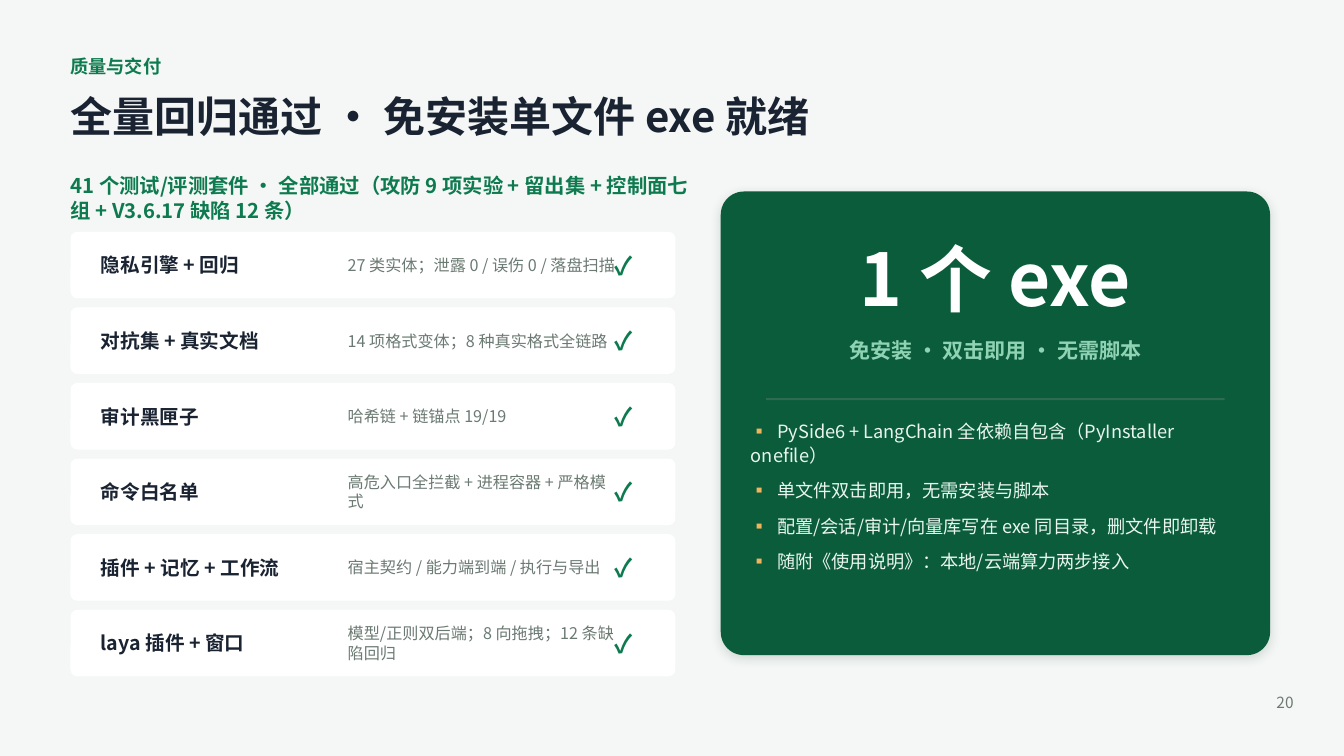
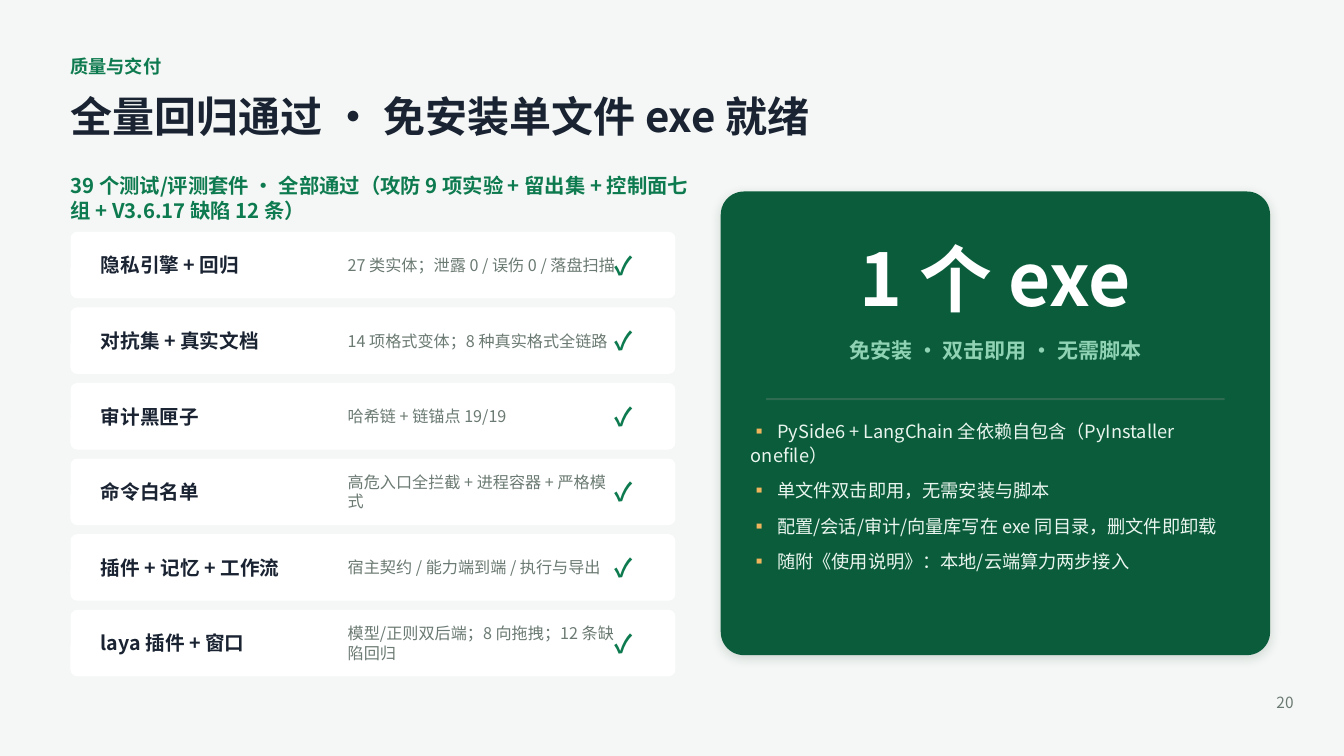
Before and after one commit to Andysun06/yindun-agent, a slide deck: slide 20 of docs/隐盾安全智能体_项目汇报.pptx. Drawn at 1344x756 pixels with LibreOffice and Linux fonts; fonts in the diff are those of the drawing. Boxes give left, top, right and bottom in pixels: in the first picture for what was removed or moved away, otherwise in the second. Text is boxed around its words. In the diff, an @@ line names an element or a change of style, - is before the commit and + after.

Commit message:
文档：修正回归套件计数为 39 并重生成技术报告 PDF 与 PPT

```diff
--- a/docs/隐盾安全智能体_项目汇报.pptx
+++ b/docs/隐盾安全智能体_项目汇报.pptx
@@ text at (71,175,688,220): text changed @@
-41 个测试/评测套件 · 全部通过（攻防 9 项实验 + 留出集 + 控制面七组 + V3.6.17 缺陷 12 条）
+39 个测试/评测套件 · 全部通过（攻防 9 项实验 + 留出集 + 控制面七组 + V3.6.17 缺陷 12 条）
```
Also in this commit, not shown: 1 other slide changed, 3 other files.
